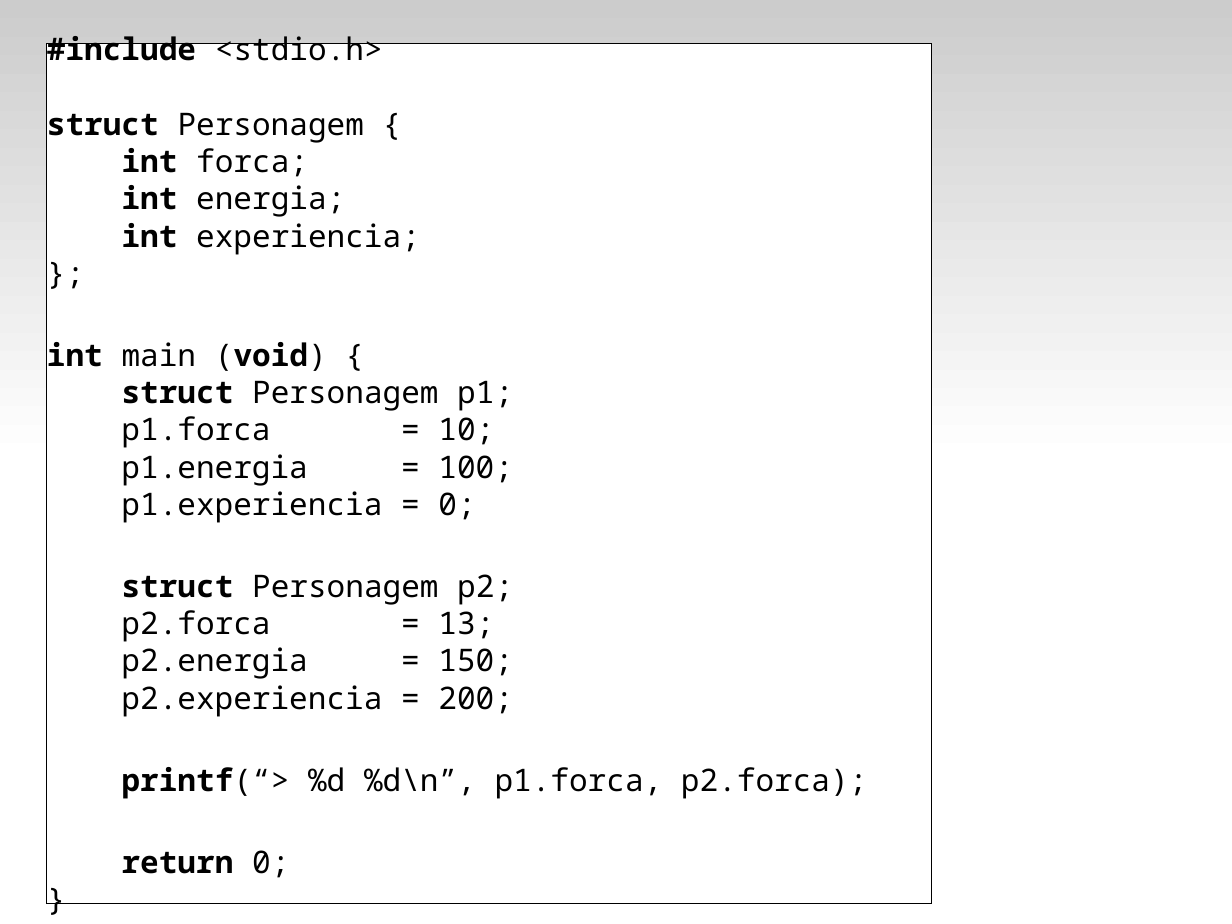
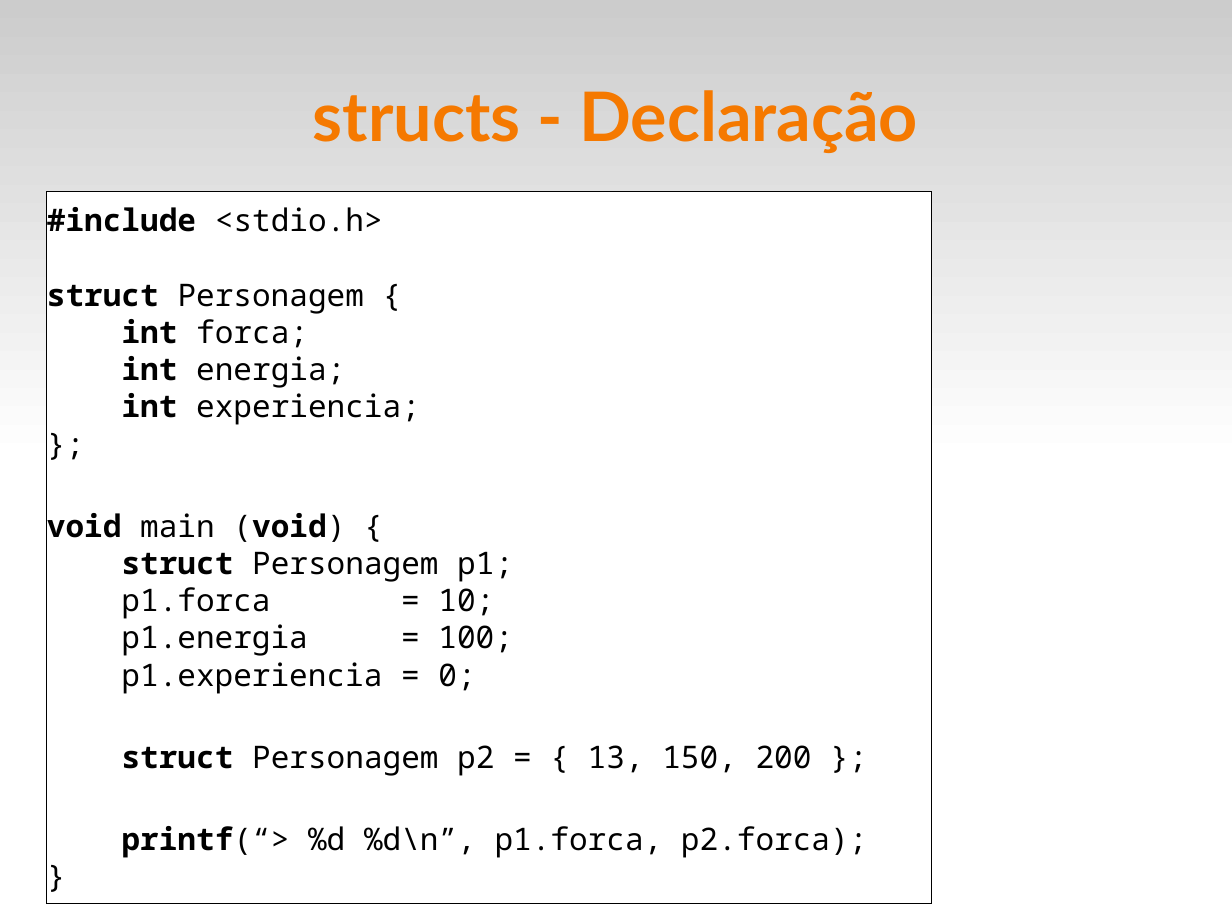
Before and after one commit to fsantanna-uerj/LP1, a slide deck: slide 8 of Slides/lp1-07-compostos.odp. Drawn at 1232x924 pixels with LibreOffice and Linux fonts; fonts in the diff are those of the drawing. Boxes give left, top, right and bottom in pixels: in the first picture for what was removed or moved away, otherwise in the second. Text is boxed around its words. In the diff, an @@ line names an element or a change of style, - is before the commit and + after.

```diff
--- a/Slides/lp1-07-compostos.odp
+++ b/Slides/lp1-07-compostos.odp
@@ title added at <box>313,90,918,153</box>, 44 pt, text #F57900, bold @@
+structs - Declaração
@@ rectangle "#include <stdio.h>": place and size @@
-rectangle "#include <stdio.h>" at <box>47,44,931,903</box>
+rectangle "#include <stdio.h>" at <box>47,191,931,903</box>
@@ text in rectangle at <box>47,513,345,542</box>: text changed @@
-int main (void) {
+void main (void) {
@@ text in rectangle at <box>122,745,812,776</box>: text changed @@
-struct Personagem p2;
-p2.forca = 13;
-p2.energia = 150;
-p2.experiencia = 200;
+struct Personagem p2 = { 13, 150, 200 };
@@ text in rectangle at <box>122,850,289,878</box>: paragraph removed @@
-return 0;
```
Also in this commit, not shown: 5 other slides changed, 5 slides added, 4 other files.
